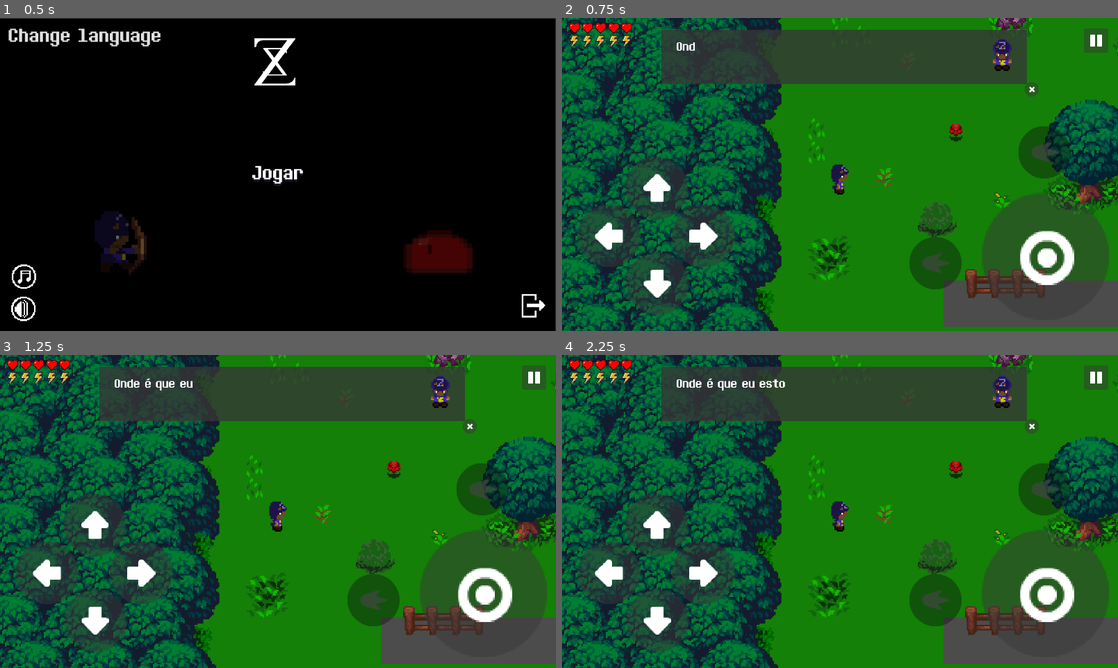
Above: before the commit, frames 1-4 (two rows, left to right).
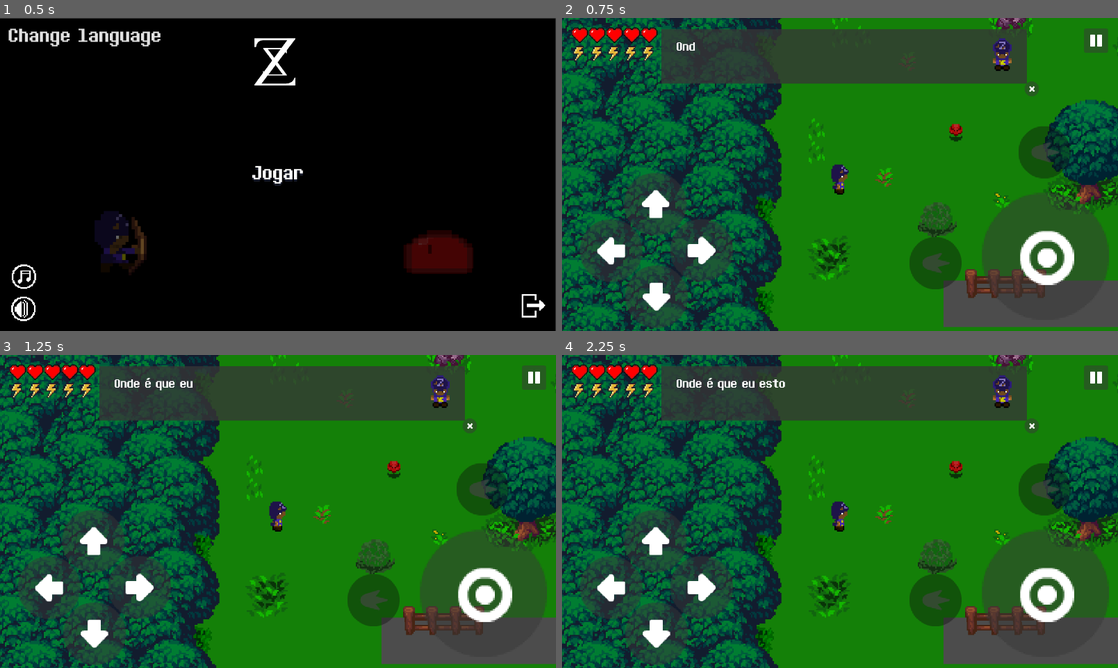
Above: after the commit, the same moments.

Repository: SynT8735/Blackout
Game: Godot game, scene res://Scenes/Menu/Menu.tscn
Two runs of this game, one before a commit and one after it. Both use one fixed random seed, a clock stepped at 60 frames per second and the inputs below. Video files are missing from this copy of the repository; at most half a second of black plays in their place.
Inputs (mouse positions are in pixels of both pictures, inside the frame that each line leads up to):
- Up to frame 1 (0.5 s): no input
- Up to frame 2 (0.75 s): click "Jogar" at 0.5 s
- Up to frame 3 (1.25 s): no input
- Up to frame 4 (2.25 s): click (1095, 376) at 1.25 s; click "Voltar ao jogo" at 2 s

Frame 1 is identical in both runs. In frame 2, 5.8% of the frame differs, in the area x 1-86%, y 1-100%; in frame 3, 5.8%; in frame 4, 5.8%.

Commit message:
Blackout
- Fixed Shadow Spirit still appearing after skipping dialog
- Changed Shadow Spirit on the bridge. now a slower animation
- Changed Hearts and Energy size
- Removed "Play Again" Focus mode
- Fixed Attack button triggering pause by accident
- Decreased Slimes speed and Increased Mega Slime speed

Diff:
--- a/Blackout/Organizado/Scenes/Menu/Buttons/playAgain.tscn
+++ b/Blackout/Organizado/Scenes/Menu/Buttons/playAgain.tscn
@@ -1,10 +1,14 @@
-[gd_scene load_steps=4 format=2]
+[gd_scene load_steps=6 format=2]
 
 [ext_resource path="res://assets/font/Determination2.ttf" type="DynamicFontData" id=1]
 
+[sub_resource type="StyleBoxEmpty" id=1]
+
+[sub_resource type="StyleBoxEmpty" id=2]
+
 [sub_resource type="StyleBoxTexture" id=3]
 
-[sub_resource type="DynamicFont" id=2]
+[sub_resource type="DynamicFont" id=4]
 size = 54
 font_data = ExtResource( 1 )
 
@@ -12,13 +16,15 @@
 margin_right = 12.0
 margin_bottom = 20.0
 rect_min_size = Vector2( 320, 60 )
+custom_styles/pressed = SubResource( 1 )
+custom_styles/focus = SubResource( 2 )
 flat = true
 
 [node name="Label" type="Label" parent="."]
 margin_right = 330.0
 margin_bottom = 117.0
 custom_styles/normal = SubResource( 3 )
-custom_fonts/font = SubResource( 2 )
+custom_fonts/font = SubResource( 4 )
 custom_colors/font_color_shadow = Color( 0.101961, 0.117647, 0.180392, 1 )
 custom_constants/shadow_offset_x = 5
 custom_constants/shadow_offset_y = 5
--- a/Blackout/Organizado/Scenes/World.tscn
+++ b/Blackout/Organizado/Scenes/World.tscn
@@ -20,10 +20,10 @@
 [ext_resource path="res://assets/HUD/transparentDark45.png" type="Texture" id=18]
 [ext_resource path="res://assets/font/Determination2.ttf" type="DynamicFontData" id=19]
 [ext_resource path="res://assets/scripts/first_dialogue.gd" type="Script" id=20]
-[ext_resource path="res://assets/sprites/PNG/sprites/ShadowSpirit/Ilde/ShadowSpirit/ShadowSpirit_0.png" type="Texture" id=21]
-[ext_resource path="res://assets/sprites/PNG/sprites/ShadowSpirit/Ilde/ShadowSpirit/ShadowSpirit_1.png" type="Texture" id=22]
-[ext_resource path="res://assets/sprites/PNG/sprites/ShadowSpirit/Ilde/ShadowSpirit/ShadowSpirit_2.png" type="Texture" id=23]
-[ext_resource path="res://assets/sprites/PNG/sprites/Zell/Idle/idle_down.png" type="Texture" id=24]
+[ext_resource path="res://assets/sprites/PNG/sprites/Zell/Idle/idle_down.png" type="Texture" id=21]
+[ext_resource path="res://assets/sprites/PNG/sprites/ShadowSpirit/Ilde/ShadowSpirit/ShadowSpirit_0.png" type="Texture" id=22]
+[ext_resource path="res://assets/sprites/PNG/sprites/ShadowSpirit/Ilde/ShadowSpirit/ShadowSpirit_1.png" type="Texture" id=23]
+[ext_resource path="res://assets/sprites/PNG/sprites/ShadowSpirit/Ilde/ShadowSpirit/ShadowSpirit_2.png" type="Texture" id=24]
 [ext_resource path="res://Scenes/player.tscn" type="PackedScene" id=25]
 [ext_resource path="res://Scenes/slime.tscn" type="PackedScene" id=26]
 [ext_resource path="res://assets/scripts/slime_boss.gd" type="Script" id=27]
@@ -63,15 +63,15 @@
 
 [sub_resource type="SpriteFrames" id=7]
 animations = [ {
-"frames": [ ExtResource( 21 ), ExtResource( 22 ), ExtResource( 23 ) ],
+"frames": [ ExtResource( 21 ) ],
+"loop": true,
+"name": "zell",
+"speed": 8.0
+}, {
+"frames": [ ExtResource( 22 ), ExtResource( 23 ), ExtResource( 24 ) ],
 "loop": true,
 "name": "shadow_spirit",
 "speed": 5.0
-}, {
-"frames": [ ExtResource( 24 ) ],
-"loop": true,
-"name": "zell",
-"speed": 8.0
 } ]
 
 [sub_resource type="SpriteFrames" id=8]
@@ -114,10 +114,10 @@
 
 [sub_resource type="SpriteFrames" id=15]
 animations = [ {
-"frames": [ ExtResource( 21 ), ExtResource( 22 ), ExtResource( 23 ) ],
+"frames": [ ExtResource( 22 ), ExtResource( 23 ), ExtResource( 24 ) ],
 "loop": true,
 "name": "ss",
-"speed": 8.0
+"speed": 5.0
 } ]
 
 [sub_resource type="CircleShape2D" id=16]
@@ -137,6 +137,7 @@
 visible = false
 position = Vector2( 221.603, 246.272 )
 scale = Vector2( 0.5, 0.5 )
+frame = 2
 
 [node name="Map" parent="." instance=ExtResource( 3 )]
 position = Vector2( 1, -2 )
@@ -144,126 +145,109 @@
 [node name="HUD" type="CanvasLayer" parent="."]
 
 [node name="HP" type="Control" parent="HUD"]
-editor/display_folded = true
+margin_left = -14.1426
+margin_right = 25.8574
+margin_bottom = 40.0
+
+[node name="Health1" type="NinePatchRect" parent="HUD/HP"]
+margin_left = 35.2535
+margin_top = 18.167
+margin_right = 75.2535
+margin_bottom = 58.167
+texture = ExtResource( 4 )
+
+[node name="Health2" type="NinePatchRect" parent="HUD/HP"]
+margin_left = 75.2535
+margin_top = 18.167
+margin_right = 115.254
+margin_bottom = 58.167
+texture = ExtResource( 4 )
+
+[node name="Health3" type="NinePatchRect" parent="HUD/HP"]
+margin_left = 115.254
+margin_top = 18.167
+margin_right = 155.254
+margin_bottom = 58.167
+texture = ExtResource( 4 )
+
+[node name="Health4" type="NinePatchRect" parent="HUD/HP"]
+margin_left = 155.254
+margin_top = 18.167
+margin_right = 195.254
+margin_bottom = 58.167
+texture = ExtResource( 4 )
+
+[node name="Health5" type="NinePatchRect" parent="HUD/HP"]
+margin_left = 195.254
+margin_top = 18.167
+margin_right = 235.254
+margin_bottom = 58.167
+texture = ExtResource( 4 )
+
+[node name="Energy" type="Control" parent="HUD"]
 margin_right = 40.0
 margin_bottom = 40.0
-__meta__ = {
-"_edit_group_": true
-}
-
-[node name="Health1" type="NinePatchRect" parent="HUD/HP"]
-margin_left = 15.2535
-margin_top = 8.16702
-margin_right = 55.2535
-margin_bottom = 48.167
-rect_scale = Vector2( 0.7, 0.7 )
-texture = ExtResource( 4 )
-
-[node name="Health2" type="NinePatchRect" parent="HUD/HP"]
-margin_left = 45.2535
-margin_top = 8.16702
-margin_right = 85.2535
-margin_bottom = 48.167
-rect_scale = Vector2( 0.7, 0.7 )
-texture = ExtResource( 4 )
-
-[node name="Health3" type="NinePatchRect" parent="HUD/HP"]
-margin_left = 75.2535
-margin_top = 8.16702
-margin_right = 115.254
-margin_bottom = 48.167
-rect_scale = Vector2( 0.7, 0.7 )
-texture = ExtResource( 4 )
-
-[node name="Health4" type="NinePatchRect" parent="HUD/HP"]
-margin_left = 105.254
-margin_top = 8.16702
-margin_right = 145.254
-margin_bottom = 48.167
-rect_scale = Vector2( 0.7, 0.7 )
-texture = ExtResource( 4 )
-
-[node name="Health5" type="NinePatchRect" parent="HUD/HP"]
-margin_left = 135.254
-margin_top = 8.16702
-margin_right = 175.254
-margin_bottom = 48.167
-rect_scale = Vector2( 0.7, 0.7 )
-texture = ExtResource( 4 )
-
-[node name="Energy" type="Control" parent="HUD"]
-editor/display_folded = true
-margin_right = 40.0
-margin_bottom = 40.0
-__meta__ = {
-"_edit_lock_": true
-}
 
 [node name="Energy1" type="NinePatchRect" parent="HUD/Energy"]
-margin_left = 11.8601
-margin_top = 36.9316
-margin_right = 51.8601
-margin_bottom = 76.9316
-rect_scale = Vector2( 0.8, 0.8 )
+margin_left = 18.2051
+margin_top = 61.5619
+margin_right = 58.2051
+margin_bottom = 101.562
 texture = ExtResource( 5 )
 
 [node name="Energy2" type="NinePatchRect" parent="HUD/Energy"]
-margin_left = 41.8601
-margin_top = 36.9316
-margin_right = 81.8601
-margin_bottom = 76.9316
-rect_scale = Vector2( 0.8, 0.8 )
+margin_left = 60.1558
+margin_top = 61.5619
+margin_right = 100.156
+margin_bottom = 101.562
 texture = ExtResource( 5 )
 
 [node name="Energy3" type="NinePatchRect" parent="HUD/Energy"]
-margin_left = 71.8601
-margin_top = 36.9316
-margin_right = 111.86
-margin_bottom = 76.9316
-rect_scale = Vector2( 0.8, 0.8 )
+margin_left = 98.2051
+margin_top = 61.5619
+margin_right = 138.205
+margin_bottom = 101.562
 texture = ExtResource( 5 )
 
 [node name="Energy4" type="NinePatchRect" parent="HUD/Energy"]
-margin_left = 101.86
-margin_top = 36.9316
-margin_right = 141.86
-margin_bottom = 76.9316
-rect_scale = Vector2( 0.8, 0.8 )
+margin_left = 138.205
+margin_top = 61.5619
+margin_right = 178.205
+margin_bottom = 101.562
 texture = ExtResource( 5 )
 
 [node name="Energy5" type="NinePatchRect" parent="HUD/Energy"]
-margin_left = 131.86
-margin_top = 36.9316
-margin_right = 171.86
-margin_bottom = 76.9316
-rect_scale = Vector2( 0.8, 0.8 )
+margin_left = 178.205
+margin_top = 61.5619
+margin_right = 218.205
+margin_bottom = 101.562
 texture = ExtResource( 5 )
 
 [node name="Gamepad" type="Node2D" parent="HUD"]
 
 [node name="left" type="TouchScreenButton" parent="HUD/Gamepad"]
-position = Vector2( 35.6169, 428.99 )
+position = Vector2( 40.6169, 463.079 )
 scale = Vector2( 1.8, 1.8 )
 normal = ExtResource( 6 )
 passby_press = true
 action = "ui_left"
 
 [node name="right" type="TouchScreenButton" parent="HUD/Gamepad"]
-position = Vector2( 252.617, 428.99 )
+position = Vector2( 248.617, 462.222 )
 scale = Vector2( 1.8125, 1.8 )
 normal = ExtResource( 7 )
 passby_press = true
 action = "ui_right"
 
 [node name="down" type="TouchScreenButton" parent="HUD/Gamepad"]
-position = Vector2( 147.617, 538.99 )
+position = Vector2( 145.617, 569.079 )
 scale = Vector2( 1.8, 1.8 )
 normal = ExtResource( 8 )
 passby_press = true
 action = "ui_down"
 
 [node name="up" type="TouchScreenButton" parent="HUD/Gamepad"]
-position = Vector2( 145.617, 318.99 )
+position = Vector2( 143.474, 356.079 )
 scale = Vector2( 1.8, 1.8 )
 normal = ExtResource( 9 )
 passby_press = true
@@ -273,7 +257,7 @@
 position = Vector2( 967.294, 401.581 )
 scale = Vector2( 3.65, 3.65 )
 normal = ExtResource( 10 )
-action = "ui_accept"
+action = "ui_attack"
 
 [node name="specialattack1" type="TouchScreenButton" parent="HUD/Gamepad"]
 modulate = Color( 0.235294, 0.235294, 0.235294, 0.784314 )
@@ -362,7 +346,7 @@
 [node name="Dialogues" type="CanvasLayer" parent="."]
 
 [node name="First_Dialogue" type="Polygon2D" parent="Dialogues"]
-position = Vector2( 195.326, -325.406 )
+position = Vector2( 195.326, -325.894 )
 scale = Vector2( 0.710321, 0.710321 )
 z_index = 100
 color = Color( 0.211765, 0.211765, 0.211765, 0.784314 )
@@ -405,7 +389,7 @@
 [node name="Slime" parent="." instance=ExtResource( 26 )]
 editor/display_folded = true
 position = Vector2( 581.82, 232.959 )
-speed = 70
+speed = 60
 
 [node name="Navigation2D" type="Navigation2D" parent="Slime"]
 
@@ -414,7 +398,7 @@
 [node name="Slime2" parent="." instance=ExtResource( 26 )]
 editor/display_folded = true
 position = Vector2( 568.518, 321.897 )
-speed = 70
+speed = 60
 
 [node name="Navigation2D" type="Navigation2D" parent="Slime2"]
 
@@ -422,8 +406,8 @@
 
 [node name="Slime3" parent="." instance=ExtResource( 26 )]
 editor/display_folded = true
-position = Vector2( 1144.5, 484.168 )
-speed = 70
+position = Vector2( 1144.5, 485.221 )
+speed = 60
 
 [node name="Navigation2D" type="Navigation2D" parent="Slime3"]
 
@@ -431,8 +415,8 @@
 
 [node name="Slime4" parent="." instance=ExtResource( 26 )]
 editor/display_folded = true
-position = Vector2( 1404.05, 469.1 )
-speed = 70
+position = Vector2( 1400.71, 479.121 )
+speed = 60
 
 [node name="Navigation2D" type="Navigation2D" parent="Slime4"]
 
@@ -441,7 +425,7 @@
 [node name="Slime5" parent="." instance=ExtResource( 26 )]
 editor/display_folded = true
 position = Vector2( 1561.89, 149.65 )
-speed = 70
+speed = 60
 
 [node name="Navigation2D" type="Navigation2D" parent="Slime5"]
 
@@ -454,7 +438,7 @@
 collision_layer = 2
 collision_mask = 2
 script = ExtResource( 27 )
-speed = 50
+speed = 55
 
 [node name="AnimatedSprite" type="AnimatedSprite" parent="Slime_Boss"]
 scale = Vector2( 2, 2 )
@@ -669,7 +653,6 @@
 shape = SubResource( 14 )
 
 [node name="FinalCutscene" type="CanvasLayer" parent="."]
-editor/display_folded = true
 
 [node name="VideoPlayer" type="VideoPlayer" parent="FinalCutscene"]
 visible = false
--- a/Blackout/Organizado/Scenes/ss_cutscene.tscn
+++ b/Blackout/Organizado/Scenes/ss_cutscene.tscn
@@ -44,6 +44,7 @@
 [sub_resource type="ParticlesMaterial" id=4]
 flag_disable_z = true
 gravity = Vector3( 98, 0, 0 )
+angular_velocity = -4418.44
 orbit_velocity = 1.0
 orbit_velocity_random = 1.0
 scale = 6.0
@@ -53,6 +54,7 @@
 [sub_resource type="ParticlesMaterial" id=5]
 flag_disable_z = true
 gravity = Vector3( 0, 98, 0 )
+angular_velocity = -9.69011e+021
 orbit_velocity = 1.0
 orbit_velocity_random = 1.0
 scale = 6.0
@@ -71,13 +73,14 @@
 [sub_resource type="ParticlesMaterial" id=7]
 flag_disable_z = true
 gravity = Vector3( -98, 0, 0 )
-orbit_velocity = 1.0
-orbit_velocity_random = 1.0
-scale = 6.0
-scale_random = 1.0
-color = Color( 0.596078, 0.596078, 0.596078, 1 )
-
-[sub_resource type="Animation" id=10]
+angular_velocity = -2.5171e+031
+orbit_velocity = 1.0
+orbit_velocity_random = 1.0
+scale = 6.0
+scale_random = 1.0
+color = Color( 0.596078, 0.596078, 0.596078, 1 )
+
+[sub_resource type="Animation" id=8]
 resource_name = "despawn"
 tracks/0/type = "value"
 tracks/0/path = NodePath("Particles2D3:emitting")
--- a/Blackout/Organizado/assets/scripts/KinematicBody2D.gd
+++ b/Blackout/Organizado/assets/scripts/KinematicBody2D.gd
@@ -122,7 +122,7 @@
 
 func get_attack_input():
 	if is_playing:
-		if Input.is_action_pressed("ui_accept") and not charging_bow and can_shoot:
+		if Input.is_action_pressed("ui_attack") and not charging_bow and can_shoot:
 			charging_bow = true
 			velocity = Vector2.ZERO
 			if dirx == 1 or dirx == -1:
@@ -135,7 +135,7 @@
 			tween.start()
 			if sfx:
 				SFX_Bow.play("res://assets/Sons/Arco_puxar.ogg")
-		elif Input.is_action_just_released("ui_accept") and charging_bow and can_shoot:
+		elif Input.is_action_just_released("ui_attack") and charging_bow and can_shoot:
 			charging_bow = false
 			tween.stop(self, "bow_power")
 			if dirx == 1 or dirx == -1:
--- a/Blackout/Organizado/assets/scripts/first_dialogue.gd
+++ b/Blackout/Organizado/assets/scripts/first_dialogue.gd
@@ -47,5 +47,6 @@
 
 func _on_skip_dialogue_pressed():
 	get_tree().get_root().get_node("World/Dialogues/First_Dialogue").hide()
+	get_tree().get_root().get_node("World/ss_cutscene").queue_free()
 	page = 5
 	emit_signal("dialog_finished")
--- a/Blackout/Organizado/project.godot
+++ b/Blackout/Organizado/project.godot
@@ -48,6 +48,13 @@
 
 [input]
 
+ui_accept={
+"deadzone": 0.5,
+"events": [ Object(InputEventKey,"resource_local_to_scene":false,"resource_name":"","device":0,"alt":false,"shift":false,"control":false,"meta":false,"command":false,"pressed":false,"scancode":16777221,"unicode":0,"echo":false,"script":null)
+, Object(InputEventKey,"resource_local_to_scene":false,"resource_name":"","device":0,"alt":false,"shift":false,"control":false,"meta":false,"command":false,"pressed":false,"scancode":16777222,"unicode":0,"echo":false,"script":null)
+, Object(InputEventJoypadButton,"resource_local_to_scene":false,"resource_name":"","device":0,"button_index":0,"pressure":0.0,"pressed":false,"script":null)
+ ]
+}
 ui_left={
 "deadzone": 0.5,
 "events": [ Object(InputEventJoypadButton,"resource_local_to_scene":false,"resource_name":"","device":0,"button_index":14,"pressure":0.0,"pressed":false,"script":null)
@@ -113,6 +120,11 @@
 "events": [ Object(InputEventKey,"resource_local_to_scene":false,"resource_name":"","device":0,"alt":false,"shift":false,"control":false,"meta":false,"command":false,"pressed":false,"scancode":82,"unicode":0,"echo":false,"script":null)
  ]
 }
+ui_attack={
+"deadzone": 0.5,
+"events": [ Object(InputEventKey,"resource_local_to_scene":false,"resource_name":"","device":0,"alt":false,"shift":false,"control":false,"meta":false,"command":false,"pressed":false,"scancode":32,"unicode":0,"echo":false,"script":null)
+ ]
+}
 
 [input_devices]
 
Not shown: 1 places in Blackout/Organizado/Scenes/ss_cutscene.tscn that only renumber resources
Binary file added: Blackout/Organizado/assets/HUD/dialog.png
Not shown, added: Blackout/Organizado/assets/HUD/dialog.png.import
Binary file changed: Blackout/Organizado/translations.en.translation
Binary file changed: Blackout/Organizado/translations.pt.translation
Binary file changed: Blackout/Organizado/translations.ru.translation
